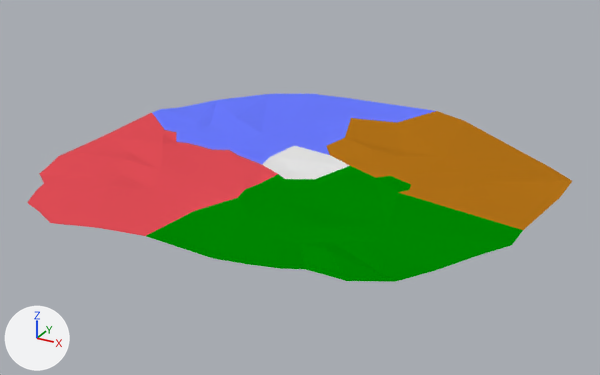
One commit to the Blender file ProjectLuna/Assets/Models/terrain/ground/realm_3_floor.blend: the scene before it, then after it.
Both versions are drawn from a 50 mm lens placed at (7.72, -13.02, 6.25), pointed at (0.43, 0.24, -0.38). Lighting does not change. The marker at lower left points along +X, +Y and +Z.
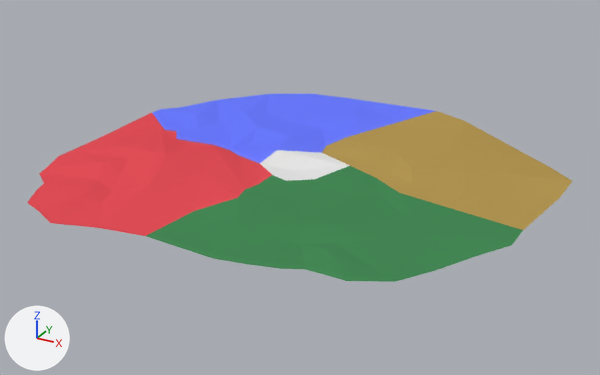
Pixel boxes (x1, y1, x2, y2) of what changed, in the pictures (600 x 375 px; the box of a moved part takes in the faces that stretch with it):
'Plane', recoloured, reshaped: (27, 94, 572, 282) in both
part 1 of me_plane, moved or reshaped: (130, 112, 572, 281) in both

The change in detail:
Material 'Material' (mat_material) changes colour from green #008a02 to green #468a57; in linear values from (0.0, 0.253, 0.000671) to (0.0616, 0.253, 0.0955).
Material 'Material.002' (mat_material_002) changes colour from orange #b47319 to yellow #b49753; in linear values from (0.458, 0.172, 0.00963) to (0.458, 0.31, 0.087).
me_plane is used by ob_plane; location (0.0, 0.0, 0.0); scale (1.16, 1.16, 1.16).
me_plane had 123 vertices, 209 faces and spanned x -3.72..4.54, y -3.35..4.19, z -0.08..0.07.
me_plane now has 123 vertices, 209 faces and spans x -3.72..4.54, y -3.35..4.19, z -0.08..0.2.
me_plane part 1: 63 of 123 vertices moved; they spanned x -2.72..3.23, y -2.39..3.0, z -0.05..0.07 and now span x -2.75..3.58, y -2.39..2.87, z -0.03..0.2; mean shift (-0.01, 0.04, 0.03); largest move (-1.42, 1.95, 0.01) -> (-1.65, 2.47, 0.01).
